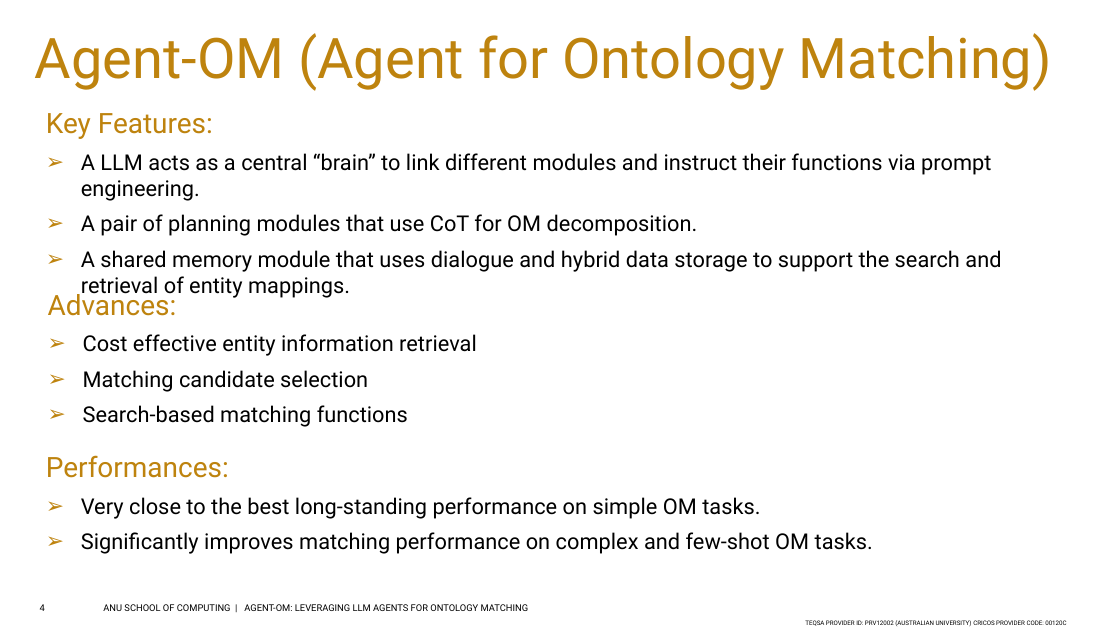
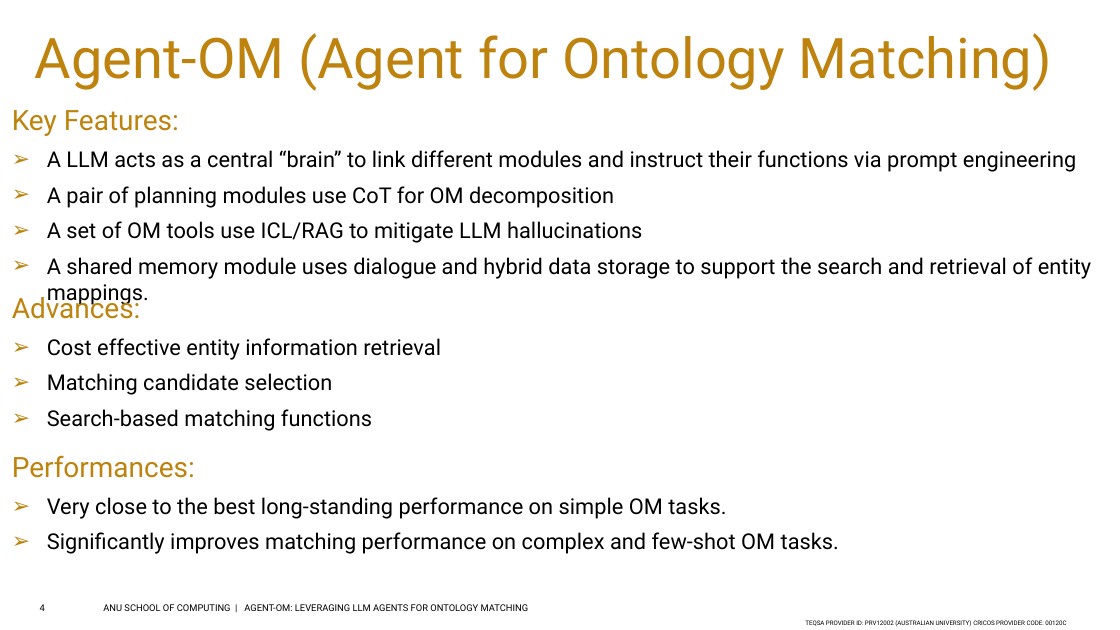
Before and after one commit to qzc438/ontology-llm, a slide deck: slide 4 of slide_presentation/VLDB-2025-Presentation.pptx. Drawn at 1120x630 pixels with LibreOffice and Linux fonts; fonts in the diff are those of the drawing; background and template pictures are left out. Boxes give left, top, right and bottom in pixels: in the first picture for what was removed or moved away, otherwise in the second. Text is boxed around its words. In the diff, an @@ line names an element or a change of style, - is before the commit and + after.

```diff
--- a/slide_presentation/VLDB-2025-Presentation.pptx
+++ b/slide_presentation/VLDB-2025-Presentation.pptx
@@ text "Key Features:": place and size @@
-text "Key Features:" at (46,113,1001,294)
+text "Key Features:" at (12,110,1091,279)
@@ text at (47,150,1091,279): text changed @@
-    ➢ A LLM acts as a central “brain” to link different modules and instruct their functions via prompt engineering.
-    ➢ A pair of planning modules that use CoT for OM decomposition.
-    ➢ A shared memory module that uses dialogue and hybrid data storage to support the search and retrieval of entity mappings.
+    ➢ A LLM acts as a central “brain” to link different modules and instruct their functions via prompt engineering
+    ➢ A pair of planning modules use CoT for OM decomposition
+    ➢ A set of OM tools use ICL/RAG to mitigate LLM hallucinations
+    ➢ A shared memory module uses dialogue and hybrid data storage to support the search and retrieval of entity mappings.
@@ text "Advances:": place and size @@
-text "Advances:" at (48,289,477,427)
+text "Advances:" at (12,292,441,431)
@@ text "Performances:": place and size @@
-text "Performances:" at (46,455,873,554)
+text "Performances:" at (12,455,839,554)
```
Also in this commit, not shown: 5 other slides changed, 2 other files.
